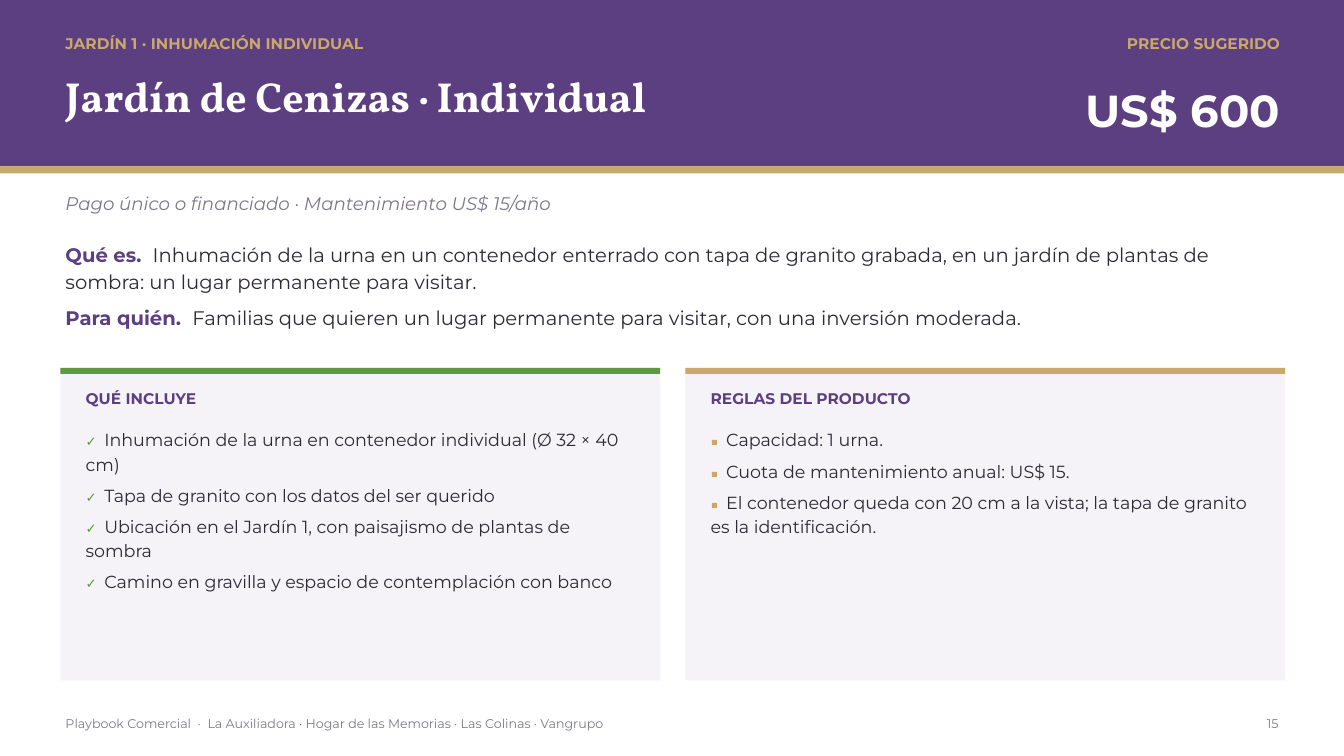
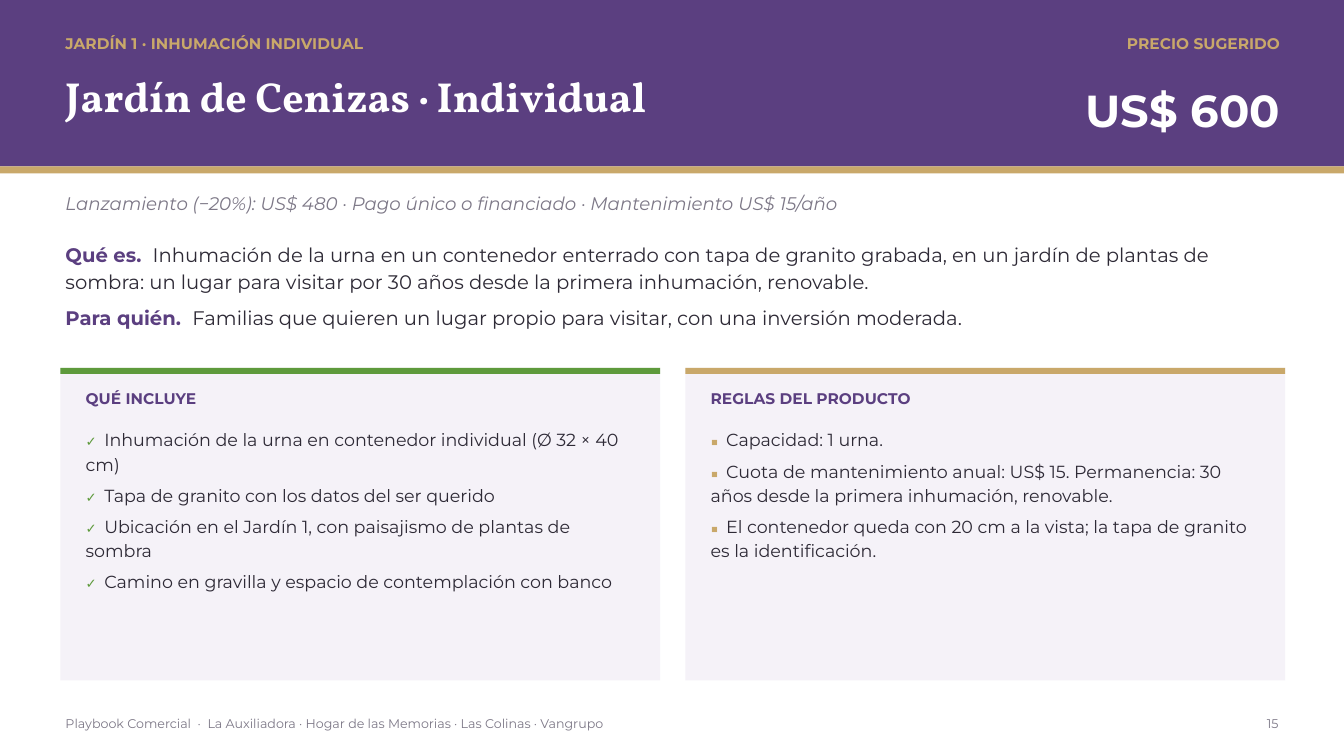
Before and after one commit to os267/teste, a slide deck: slide 15 of playbook/salida/Playbook_Comercial_Cremacion_Vangrupo.pptx. Drawn at 1344x756 pixels with LibreOffice and Linux fonts; fonts in the diff are those of the drawing. Boxes give left, top, right and bottom in pixels: in the first picture for what was removed or moved away, otherwise in the second. Text is boxed around its words. In the diff, an @@ line names an element or a change of style, - is before the commit and + after.

```diff
--- a/playbook/salida/Playbook_Comercial_Cremacion_Vangrupo.pptx
+++ b/playbook/salida/Playbook_Comercial_Cremacion_Vangrupo.pptx
@@ text at <box>65,194,838,214</box>: text changed @@
-Pago único o financiado · Mantenimiento US$ 15/año
+Lanzamiento (−20%): US$ 480 · Pago único o financiado · Mantenimiento US$ 15/año
@@ text at <box>65,247,1209,329</box>: text changed @@
-Qué es. Inhumación de la urna en un contenedor enterrado con tapa de granito grabada, en un jardín de plantas de sombra: un lugar permanente para visitar.
-Para quién. Familias que quieren un lugar permanente para visitar, con una inversión moderada.
+Qué es. Inhumación de la urna en un contenedor enterrado con tapa de granito grabada, en un jardín de plantas de sombra: un lugar para visitar por 30 años desde la primera inhumación, renovable.
+Para quién. Familias que quieren un lugar propio para visitar, con una inversión moderada.
@@ text at <box>711,463,1221,506</box>: text changed @@
-■ Cuota de mantenimiento anual: US$ 15.
+■ Cuota de mantenimiento anual: US$ 15. Permanencia: 30 años desde la primera inhumación, renovable.
```
Also in this commit, not shown: 16 other slides changed, 12 other files.
